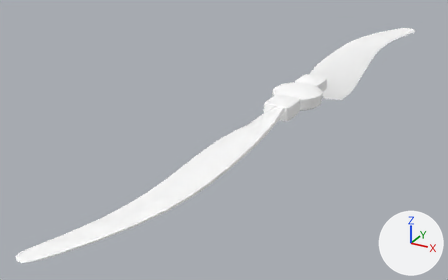
An edit to the OBJ model Assets/models/recon_octocopter/recon_octocopter_prop_ccw_lod0.obj, drawn before and after from the same camera.
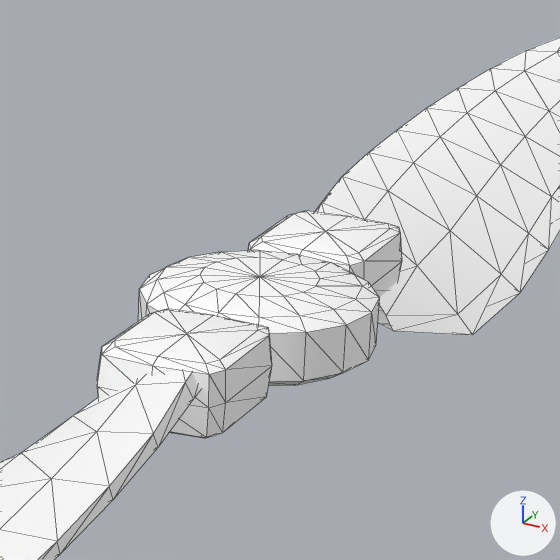
Each version is shown whole from a 50 mm camera at (8.3, -20.85, 7.94) aimed at (-2.14, -1.87, -1.55), then close up on the part from 54% to 80% of the width and 11% to 53% of the height. Lighting does not change. The marker at lower right points along +X, +Y and +Z. The first two pictures are the older version. The close-ups show mesh edges as thin lines. Where no turn or scale is listed for an object, it has been applied to the vertices. Vertices at exactly the same position are counted once.

In view in the first close-up: 'recon_octocopter_prop_ccw_lod0'.
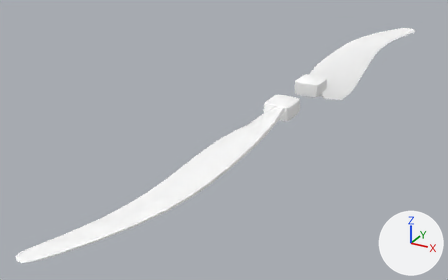
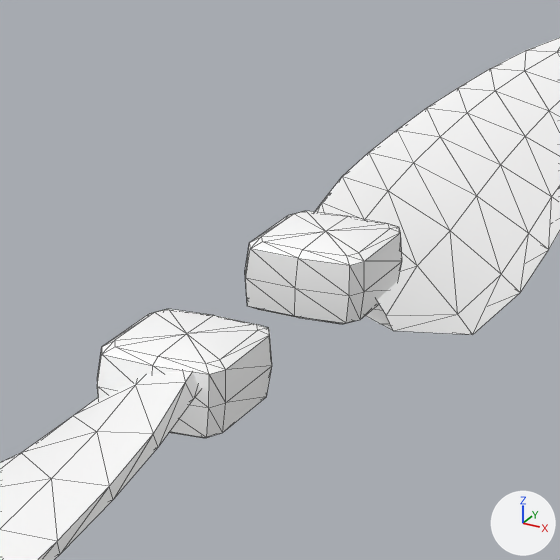
The edits, one by one:
me_recon_octocopter_prop_ccw_lod0 is used by ob_recon_octocopter_prop_ccw_lod0; location (0.0, 0.0, 0.0).
me_recon_octocopter_prop_ccw_lod0 had 520 vertices, 982 faces and spanned x -1.5..1.5, y -13.0..13.0, z -0.7..0.3.
me_recon_octocopter_prop_ccw_lod0 now has 422 vertices, 790 faces and spans x -1.5..1.5, y -13.0..13.0, z -0.7..0.3.
Part 1, on me_recon_octocopter_prop_ccw_lod0:
98 vertices are removed from x -0.9..0.9, y -0.9..0.9, z -0.3..0.3.
240 faces are deleted.
8 vertices move within x -0.4..0.4, y -0.9..0.9, z -0.2..0.2.
48 new faces join them.

Changed parts and their boxes (x1, y1, x2, y2) in the close-ups (560 x 560 px):
part 1 of me_recon_octocopter_prop_ccw_lod0, cut back: before (138, 237, 380, 386); after (245, 237, 364, 335)
